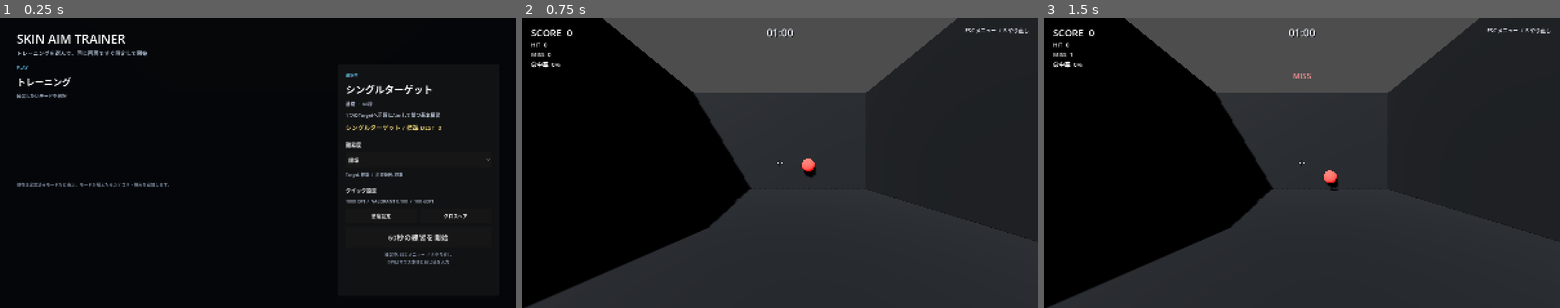
Above: before the commit, frames 1-3 (left to right).
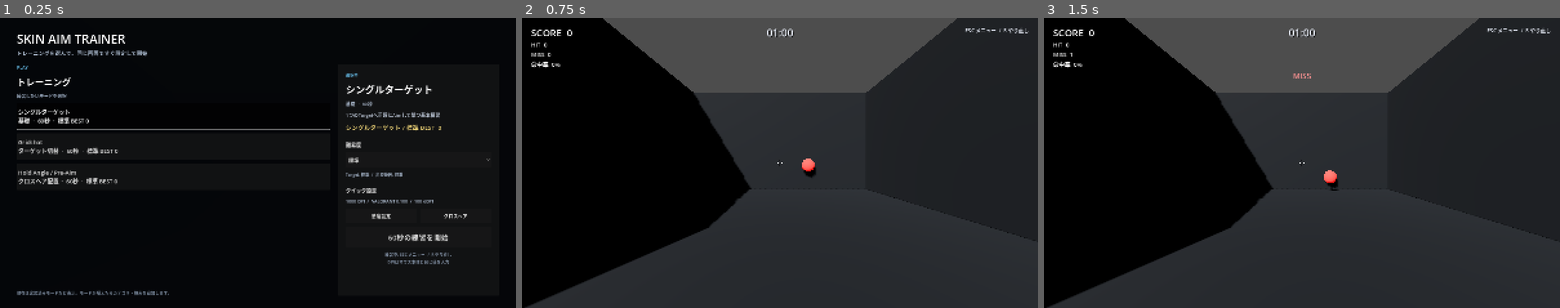
Above: after the commit, the same moments.

Repository: EliteMay/Skin-Aim-Trainer
Game: Godot game, scene res://scenes/main.tscn
Same seed, same stepped clock (60 frames per second), same inputs: the game is played once before the commit and once after it.
Inputs (mouse positions are in pixels of both pictures, inside the frame that each line leads up to):
- Up to frame 1 (0.25 s): no input
- Up to frame 2 (0.75 s): click "60秒の練習を開始" at 0.5 s
- Up to frame 3 (1.5 s): tap Enter at 1.25 s; move the mouse to (1327, 163) at 1.27 s; tap R at 1.35 s; click (1327, 163) at 1.42 s

The runs differ from the first frame. In frame 1, 1.7% of the frame differs, in the area x 3-64%, y 31-96%; in frame 2, nothing differs; in frame 3, nothing differs.
Error before the commit: Cannot call method 'get_children' on a null value. (res://scripts/aim_trainer.gd:869)

Commit message:
Make training library scrollable

Diff:
--- a/scenes/main.tscn
+++ b/scenes/main.tscn
@@ -248,9 +248,14 @@
 theme_override_font_sizes/font_size = 14
 text = "練習したいモードを選択"
 
-[node name="StageList" type="VBoxContainer" parent="UI/HomeOverlay/Margin/Content/Body/Library"]
+[node name="StageScroll" type="ScrollContainer" parent="UI/HomeOverlay/Margin/Content/Body/Library"]
 custom_minimum_size = Vector2(0, 230)
 layout_mode = 2
+size_flags_vertical = 3
+
+[node name="StageList" type="VBoxContainer" parent="UI/HomeOverlay/Margin/Content/Body/Library/StageScroll"]
+layout_mode = 2
+size_flags_horizontal = 3
 theme_override_constants/separation = 12
 
 [node name="LibraryHint" type="Label" parent="UI/HomeOverlay/Margin/Content/Body/Library"]
